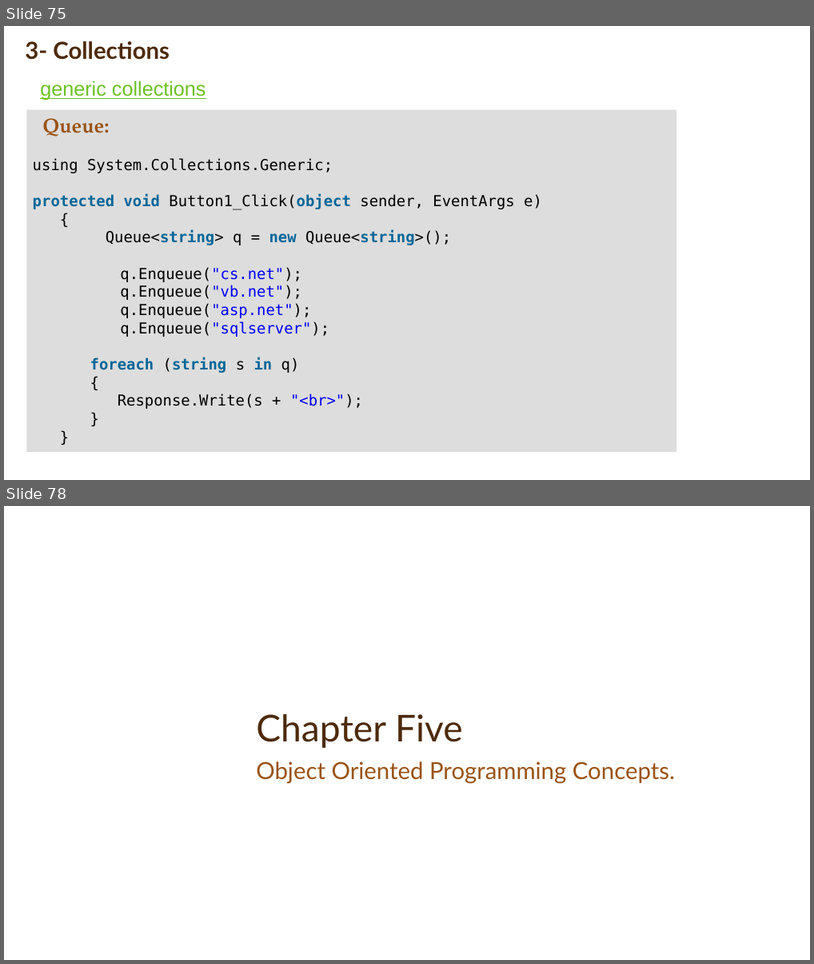
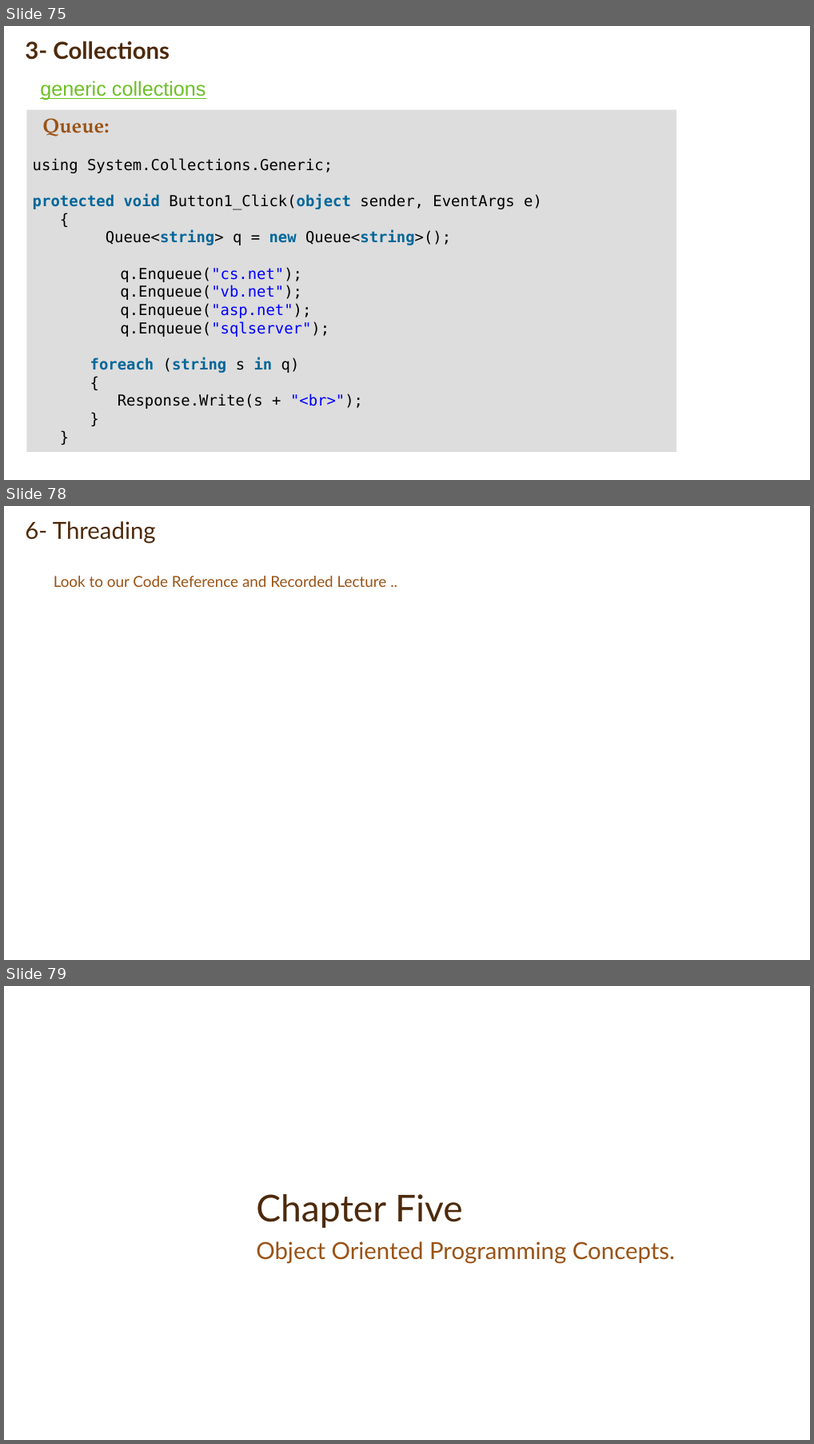
Before and after one commit to MinaAnwerRepo/android, a slide deck: Presentation/CSharpBasics.pptx. Shown one above the other, each under a label of ours: slides 75 and 78 before the commit, slides 75, 78 and 79 after it; the slides between them are not shown. The pictures are 814x964 and 814x1444 pixels, drawn with LibreOffice and Linux fonts; fonts in the diff are those of the drawing; background and template pictures are left out. Boxes give left, top, right and bottom in pixels: in the first picture for what was removed or moved away, otherwise in the second. Text is boxed around its words. In the diff, an @@ line names an element or a change of style, - is before the commit and + after.

```diff
--- a/Presentation/CSharpBasics.pptx
+++ b/Presentation/CSharpBasics.pptx
@@ slide 78 added at (x1=4, y1=506, x2=810, y2=960), background picture (left out) @@
@@ title added at (x1=25, y1=521, x2=156, y2=543), 28 pt, text #4D2A0B @@
+6- Threading
@@ text added at (x1=54, y1=576, x2=387, y2=587), 18 pt, text #9A5315 @@
+Look to our Code Reference and Recorded Lecture ..
@@ what was slide 78 is now slide 79 @@
```
Also in this commit, not shown: 1 slide changed, 2 other slides added, 2 slides removed, 2 other files.
